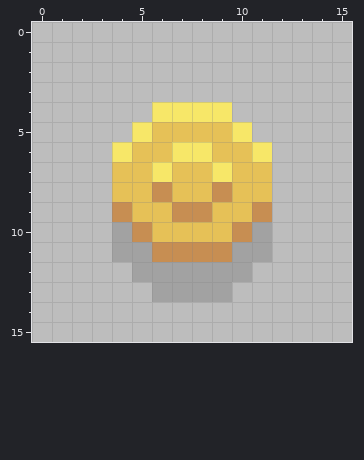
Pixel-art file, stored at Assets/Art/Item Icons/Currency/Ase_Icon_Currency_Coin.aseprite. The picture above is the old version.
16x16 pixels, 1 frame. Colours within 5 levels of each other are drawn and written as one.
Once edited:
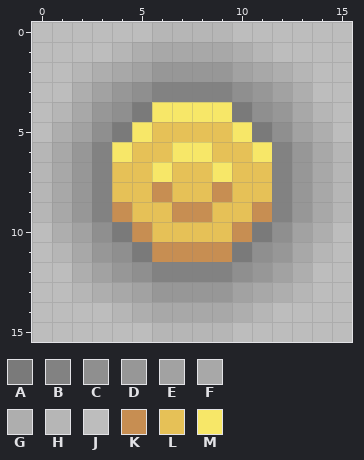
Palette (. is transparent): A #7a7a7a  B #828282  C #8f8f8f  D #979797  E #a2a2a2  F #a8a8a8  G #aeaeae  H #b6b6b6  J #bdbdbd  K #c78e52  L #e6c157  M #f7e768
The edit:
Layer "Shadow":
y 0: x 6..9 JJJJ -> HHHH
y 1: x 4..11 JJJJJJJJ -> HGFFFFGH
y 2: x 2..13 JJJJJJJJJJJJ -> HGFEDDDDEFGH
y 3: x 2..13 JJJJJJJJJJJJ -> GEDCBBBBCDEG
y 4: x 1..5 JJJJJ -> HFDCA; x 10..14 JJJJJ -> ACDFH
y 5: x 1..4 JJJJ -> GECA; x 11..14 JJJJ -> ACEG
y 6..9: x 0..3 JJJJ -> HFDB; x 12..15 JJJJ -> BDFH
y 10: x 1..4 JJJE -> GECA; x 11..14 EJJJ -> ACEG
y 11: x 1..5 JJJEE -> HFDCA; x 10..14 EEJJJ -> ACDFH
y 12: x 2..13 JJJEEEEEEJJJ -> GEDCBBBBCDEG
y 13: x 2..13 JJJJEEEEJJJJ -> HGFEDDDDEFGH
y 14: x 4..11 JJJJJJJJ -> HGFFFFGH
y 15: x 6..9 JJJJ -> HHHH
Changed places in both pictures, as pixel boxes (x1, y1, x2, y2):
changed: (32, 22, 352, 342)
